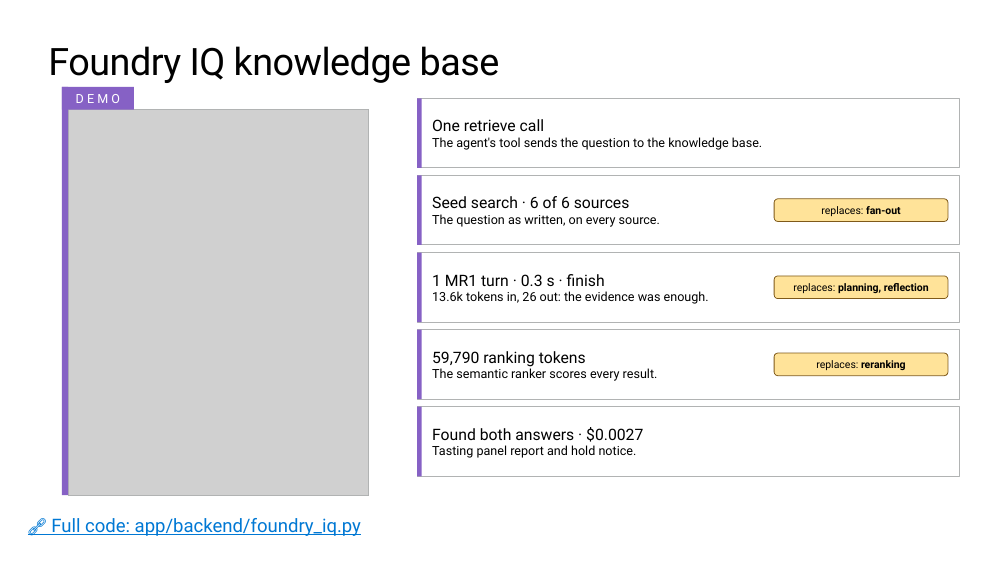
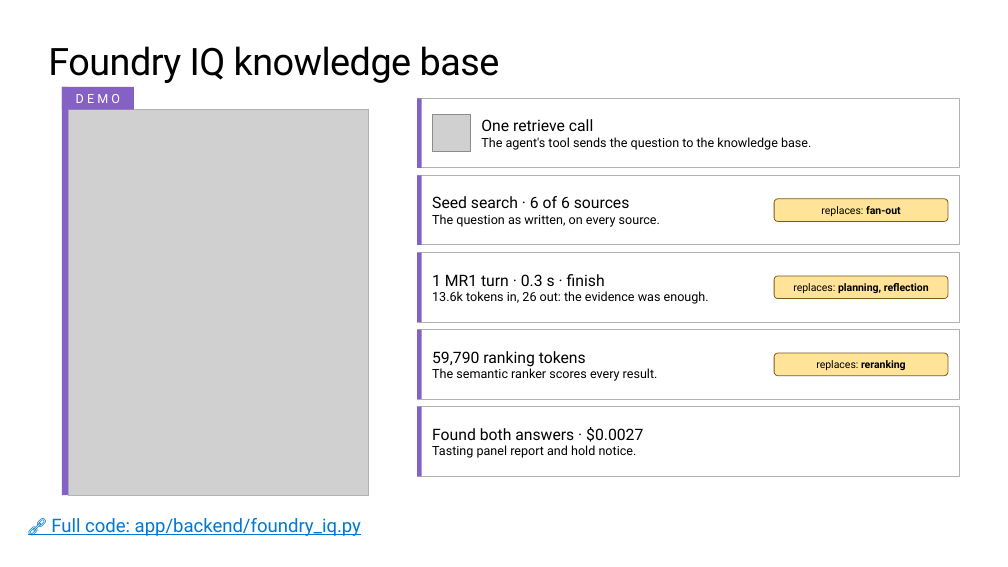
Before and after one commit to microsoft/ignite26-BRK300-building-agentic-retrieval-from-diy-to-foundry-iq, a slide deck: slide 24 of IgniteBRK300-WorkingDeck.pptx (slide 42 before the commit). Drawn at 1008x567 pixels with LibreOffice and Linux fonts; fonts in the diff are those of the drawing; grey boxes stand for pictures; background and template pictures are left out. Boxes give left, top, right and bottom in pixels: in the first picture for what was removed or moved away, otherwise in the second. Text is boxed around its words. In the diff, an @@ line names an element or a change of style, - is before the commit and + after.

```diff
--- a/IgniteBRK300-WorkingDeck.pptx
+++ b/IgniteBRK300-WorkingDeck.pptx
@@ picture added at bbox=[433, 114, 470, 152] @@
@@ text "One retrieve call": place and size @@
-text "One retrieve call" at bbox=[432, 119, 762, 150]
+text "One retrieve call" at bbox=[481, 119, 811, 150]
```
Also in this commit, not shown: 33 other slides changed, 8 slides added.
